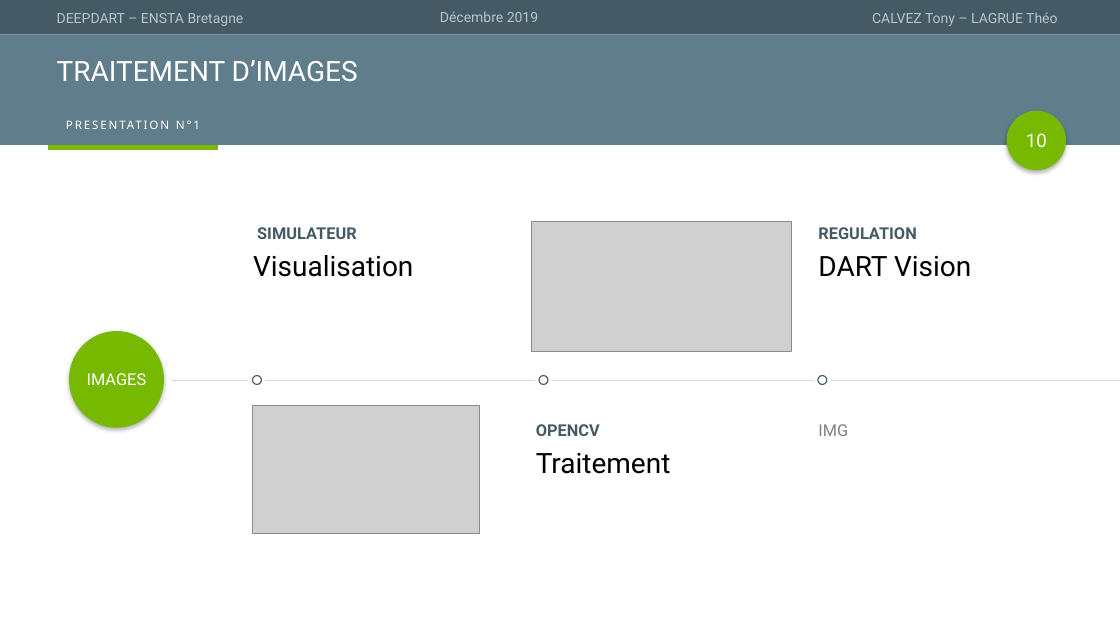
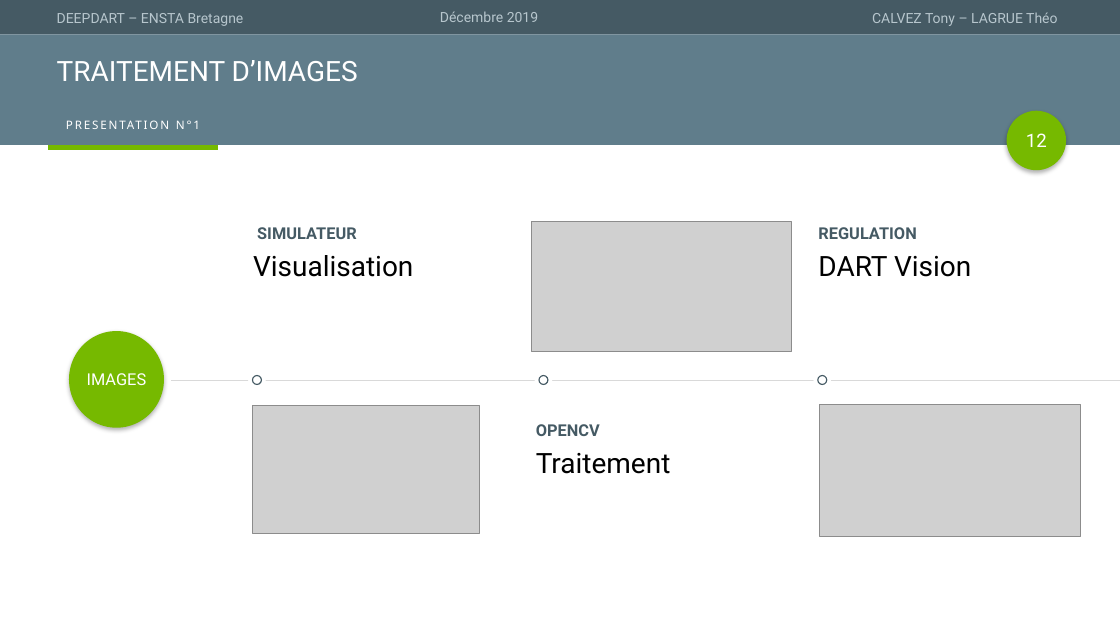
Before and after one commit to TonyCalvez/DEEPDART, a slide deck: slide 12 of PRESENTATION/Présentation1.pptx (slide 10 before the commit). Drawn at 1120x630 pixels with LibreOffice and Linux fonts; fonts in the diff are those of the drawing; grey boxes stand for pictures. Boxes give left, top, right and bottom in pixels: in the first picture for what was removed or moved away, otherwise in the second. Text is boxed around its words. In the diff, an @@ line names an element or a change of style, - is before the commit and + after.

```diff
--- a/PRESENTATION/Présentation1.pptx
+++ b/PRESENTATION/Présentation1.pptx
@@ page number at (x1=1026, y1=133, x2=1047, y2=147): text changed @@
-10
+12
@@ picture added at (x1=820, y1=404, x2=1081, y2=536) @@
```
Also in this commit, not shown: 1 other slide changed, 3 slides added, 5 other files.
